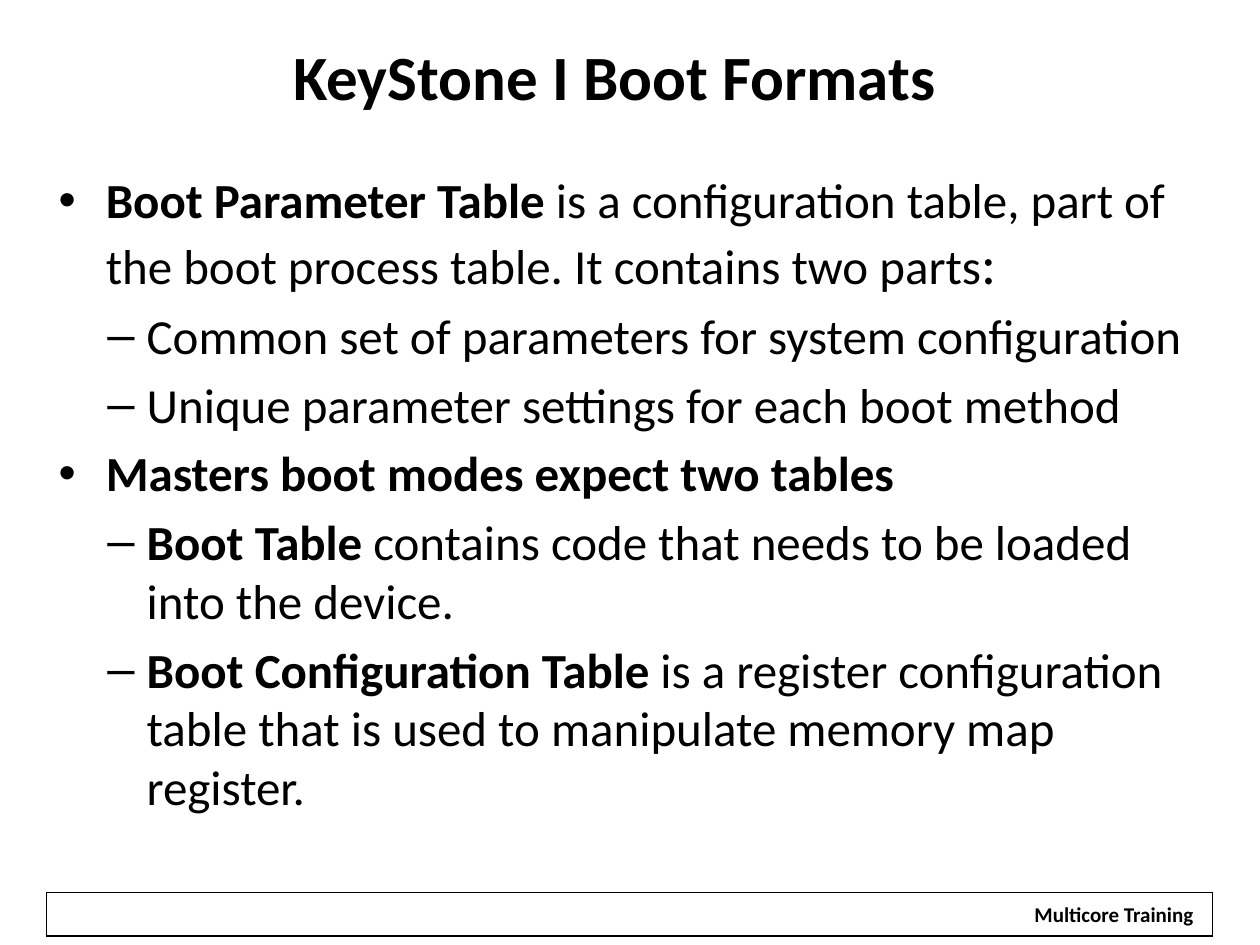
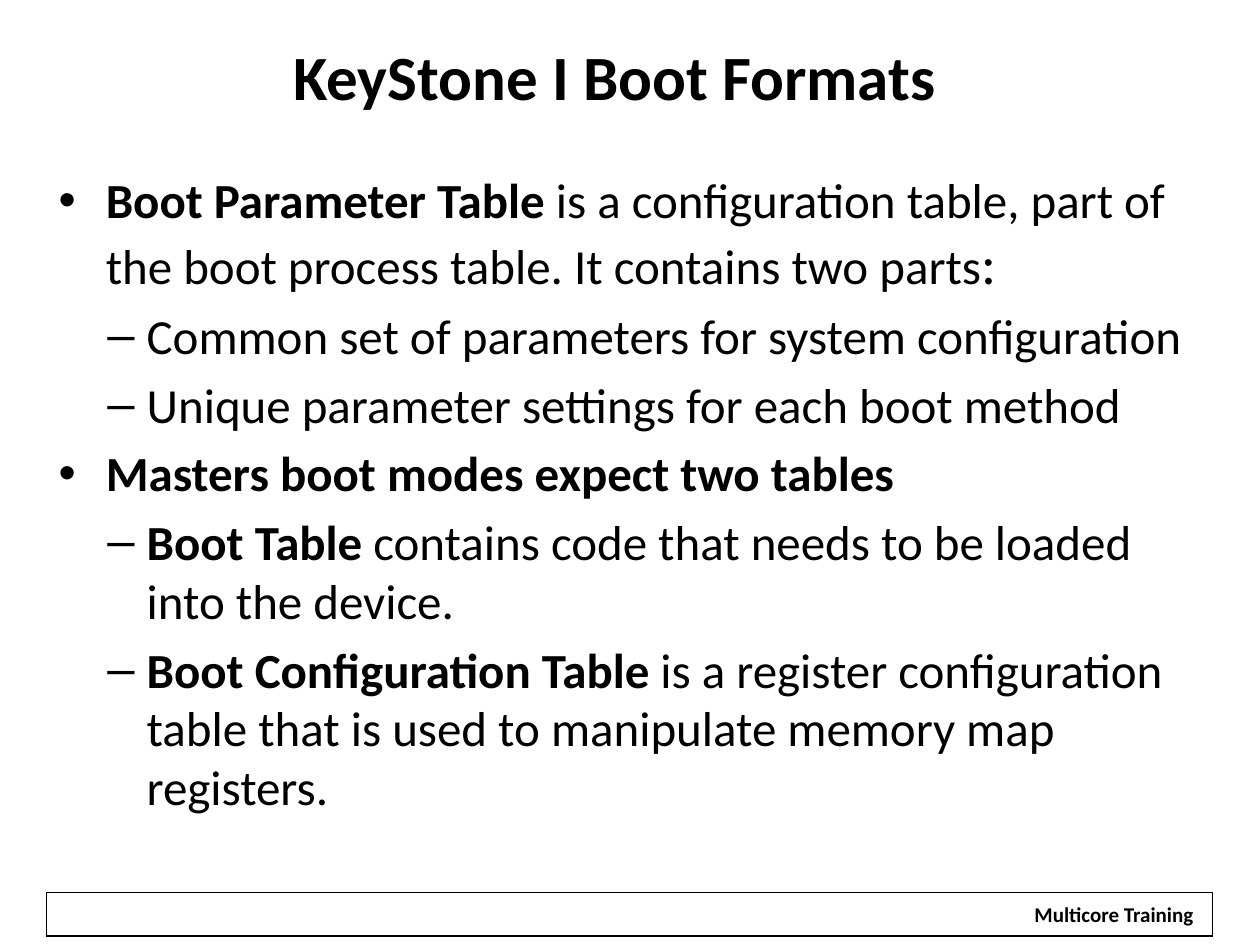
Before and after one commit to hari1989/keystone-workshop, a slide deck: slide 27 of preliminary/Working/presentations/KeyStone_2_ Bootloader_v2.pptx (slide 28 before the commit). Drawn at 1260x945 pixels with LibreOffice and Linux fonts; fonts in the diff are those of the drawing; background and template pictures are left out. Boxes give left, top, right and bottom in pixels: in the first picture for what was removed or moved away, otherwise in the second. Text is boxed around its words. In the diff, an @@ line names an element or a change of style, - is before the commit and + after.

```diff
--- a/preliminary/Working/presentations/KeyStone_2_ Bootloader_v2.pptx
+++ b/preliminary/Working/presentations/KeyStone_2_ Bootloader_v2.pptx
@@ text at <box>147,653,1162,814</box>: text changed @@
-  – Boot Configuration Table is a register configuration table that is used to manipulate memory map register.
+  – Boot Configuration Table is a register configuration table that is used to manipulate memory map registers.
```
Also in this commit, not shown: 13 other slides changed, 4 slides added, 17 slides removed.
